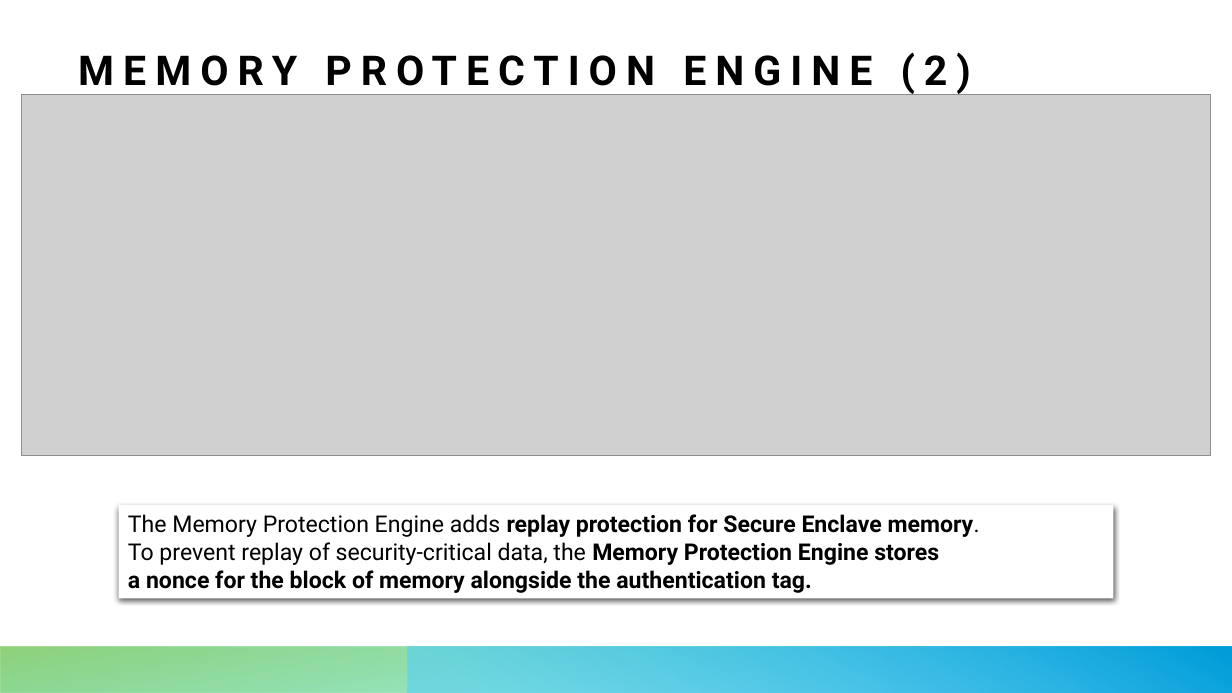
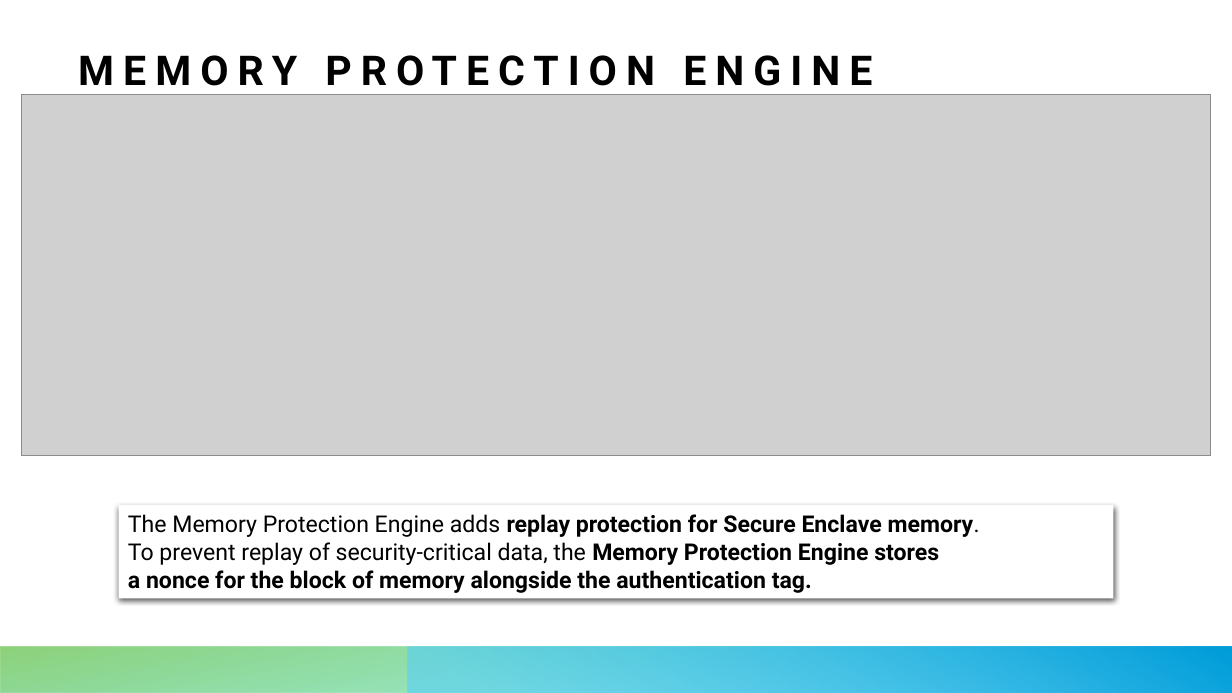
Before and after one commit to leonardopoggiani/Appunti, a slide deck: slide 15 of ComputerArchitecture/Presentazione/Presentazione_2.pptx (slide 14 before the commit). Drawn at 1232x693 pixels with LibreOffice and Linux fonts; fonts in the diff are those of the drawing; grey boxes stand for pictures. Boxes give left, top, right and bottom in pixels: in the first picture for what was removed or moved away, otherwise in the second. Text is boxed around its words. In the diff, an @@ line names an element or a change of style, - is before the commit and + after.

```diff
--- a/ComputerArchitecture/Presentazione/Presentazione_2.pptx
+++ b/ComputerArchitecture/Presentazione/Presentazione_2.pptx
@@ title at bbox=[78, 55, 872, 96]: text changed @@
-MEMORY PROTECTION ENGINE (2)
+MEMORY PROTECTION ENGINE
```
Also in this commit, not shown: 24 other slides changed, 9 slides added, 7 slides removed, 3 other files.
